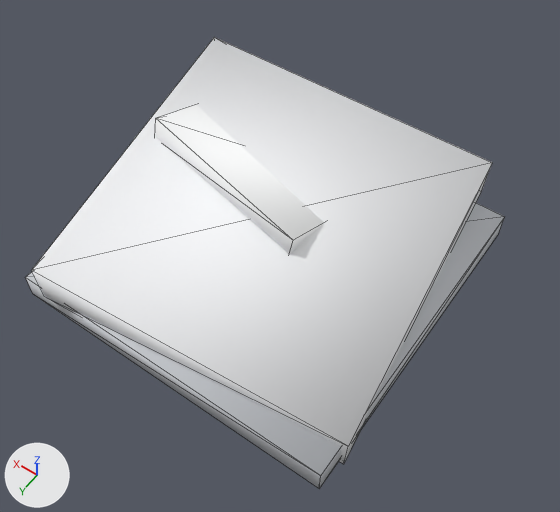
One commit to the glTF model assets/models/commercial-shop-gable-wreck.glb: the scene before it, then after it.
Before and after are seen from a 50 mm camera at (-9.74, 13.2, 21.69) aimed at (-0.63, 0.44, 1.64). Arrows for +X, +Y and +Z are at lower left; the lights stay in place. The older version comes first. Mesh edges are drawn as thin lines. Where no turn or scale is listed for an object, it has been applied to the vertices.

The scene before the commit, as lines of its bpy script (objects in view):
```python
me_geometry_0 = bpy.data.meshes.new('geometry_0')
me_geometry_0.from_pydata(...)  # 24 vertices, 36 faces; spans x -6.0..6.0, y -6.0..6.0, z 0.0..4.4
me_geometry_0.materials.append(mat_sww_flat_vertex)
ob_geometry_0 = bpy.data.objects.new('geometry_0', me_geometry_0)
ob_geometry_0.location = (0.0, 0.0, 0.0)
```
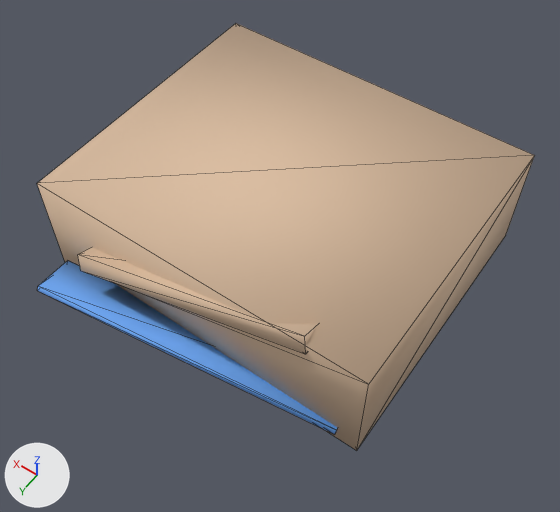
Location of each change, (x1, y1, x2, y2) in pixels of the pictures (560 x 512 px; the box of a moved part takes in the faces that stretch with it):
'geometry_0', reshaped, recoloured: before (25, 37, 505, 489); after (37, 23, 535, 451)
part 1 of me_geometry_0, moved or reshaped: before (25, 37, 505, 489); after (37, 23, 535, 451)
part 2 of me_geometry_0, recoloured: before (25, 203, 505, 489); after (37, 23, 535, 451)
part 3 of me_geometry_0, recoloured: before (32, 37, 492, 464); after (78, 247, 317, 354)
part 4 of me_geometry_0, recoloured: before (155, 105, 324, 254); after (38, 261, 337, 434)

Patch to the scene script:
```diff
--- a/assets/models/commercial-shop-gable-wreck.glb.py
+++ b/assets/models/commercial-shop-gable-wreck.glb.py
@@ me_geometry_0 @@
 me_geometry_0.from_pydata(...)  # 24 vertices, 36 faces; spans x -6.0..6.0, y -6.0..6.0, z 0.0..4.4
-me_geometry_0.vertices[0].co = (-5.79, -5.75, 0.33)  # pixel (498, 233)
-me_geometry_0.vertices[1].co = (5.79, -5.75, 0.33)
-me_geometry_0.vertices[2].co = (5.79, -5.75, 1.27)
-me_geometry_0.vertices[3].co = (-5.79, -5.75, 1.27)  # pixel (504, 216)
-me_geometry_0.vertices[4].co = (5.79, 5.75, 0.33)  # pixel (32, 293)
-me_geometry_0.vertices[5].co = (-5.79, 5.75, 0.33)  # pixel (319, 488)
-me_geometry_0.vertices[6].co = (-5.79, 5.75, 1.27)  # pixel (320, 475)
-me_geometry_0.vertices[7].co = (5.79, 5.75, 1.27)  # pixel (25, 277)
-me_geometry_0.vertices[8].co = (-4.7, -6.0, 1.63)  # pixel (481, 191)
-me_geometry_0.vertices[9].co = (6.0, -4.72, 2.81)
-me_geometry_0.vertices[10].co = (5.89, -4.6, 4.4)  # pixel (214, 37)
-me_geometry_0.vertices[11].co = (-4.8, -5.89, 3.21)  # pixel (492, 162)
-me_geometry_0.vertices[12].co = (4.8, 5.89, 1.19)  # pixel (44, 296)
-me_geometry_0.vertices[13].co = (-5.89, 4.6, 0.0)  # pixel (343, 464)
-me_geometry_0.vertices[14].co = (-6.0, 4.72, 1.59)  # pixel (348, 446)
-me_geometry_0.vertices[15].co = (4.7, 6.0, 2.77)  # pixel (31, 270)
-me_geometry_0.vertices[16].co = (-1.88, -3.71, 1.08)
-me_geometry_0.vertices[17].co = (4.28, -4.64, 2.11)
-me_geometry_0.vertices[18].co = (4.19, -4.76, 2.95)
-me_geometry_0.vertices[19].co = (-1.97, -3.83, 1.92)
-me_geometry_0.vertices[20].co = (4.87, 0.0, 3.54)
-me_geometry_0.vertices[21].co = (-1.29, 0.93, 2.52)
-me_geometry_0.vertices[22].co = (-1.38, 0.81, 3.36)  # pixel (293, 240)
-me_geometry_0.vertices[23].co = (4.77, -0.12, 4.38)  # pixel (155, 118)
+# me_geometry_0 part 1
+me_geometry_0.vertices[0].co = (-6.0, -6.0, 0.14)  # pixel (505, 235)
+me_geometry_0.vertices[1].co = (6.0, -6.0, 0.14)
+me_geometry_0.vertices[2].co = (6.0, -6.0, 4.15)  # pixel (235, 23)
+me_geometry_0.vertices[3].co = (-6.0, -6.0, 4.15)  # pixel (534, 155)
+me_geometry_0.vertices[4].co = (6.0, 4.08, 0.14)  # pixel (65, 262)
+me_geometry_0.vertices[5].co = (-6.0, 4.08, 0.14)  # pixel (356, 450)
+me_geometry_0.vertices[6].co = (-6.0, 4.08, 4.15)  # pixel (368, 384)
+me_geometry_0.vertices[7].co = (6.0, 4.08, 4.15)  # pixel (36, 183)
+me_geometry_0.vertices[8].co = (-4.1, 1.29, 2.77)
+me_geometry_0.vertices[9].co = (3.95, 1.99, 0.98)
+me_geometry_0.vertices[10].co = (4.12, 1.81, 1.47)
+me_geometry_0.vertices[11].co = (-3.93, 1.11, 3.27)
+me_geometry_0.vertices[12].co = (3.93, 4.86, 2.11)  # pixel (80, 270)
+me_geometry_0.vertices[13].co = (-4.12, 4.16, 3.91)  # pixel (305, 354)
+me_geometry_0.vertices[14].co = (-3.95, 3.98, 4.4)  # pixel (304, 336)
+me_geometry_0.vertices[15].co = (4.1, 4.68, 2.61)  # pixel (77, 254)
+me_geometry_0.vertices[16].co = (-4.86, 2.67, 0.0)
+me_geometry_0.vertices[17].co = (5.32, 4.42, 0.89)
+me_geometry_0.vertices[18].co = (5.32, 4.35, 1.06)  # pixel (67, 260)
+me_geometry_0.vertices[19].co = (-4.86, 2.61, 0.17)
+me_geometry_0.vertices[20].co = (4.86, 6.0, 1.56)  # pixel (37, 290)
+me_geometry_0.vertices[21].co = (-5.32, 4.26, 0.67)  # pixel (334, 434)
+me_geometry_0.vertices[22].co = (-5.32, 4.19, 0.84)  # pixel (336, 430)
+me_geometry_0.vertices[23].co = (4.86, 5.93, 1.73)  # pixel (37, 286)
+# me_geometry_0 part 2: 12 faces centred in x -5.79..5.79, y -5.75..5.75, z 0.33..1.27 are repainted in the vertex colours; the middle colour goes from light grey #d0d3d8 to beige #dbbda0
+# me_geometry_0 part 3: 12 faces centred in x -5.57..5.53, y -5.5..5.53, z 0.92..3.46 are repainted in the vertex colours; the middle colour goes from white #f7f8fa to beige #dbbda0
+# me_geometry_0 part 4: 12 faces centred in x -1.71..4.64, y -4.37..0.58, z 1.84..3.76 are repainted in the vertex colours; the middle colour goes from white #feffff to blue #6aa7f6
 me_geometry_0.materials.append(mat_sww_flat_vertex)
```
